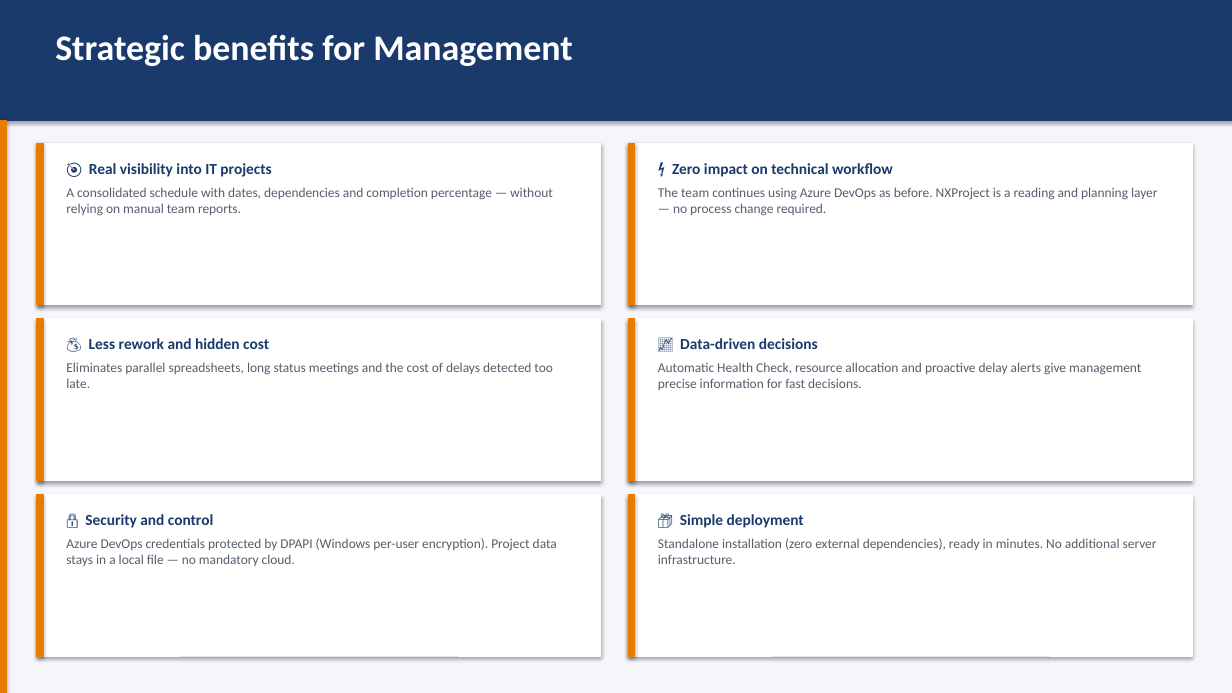
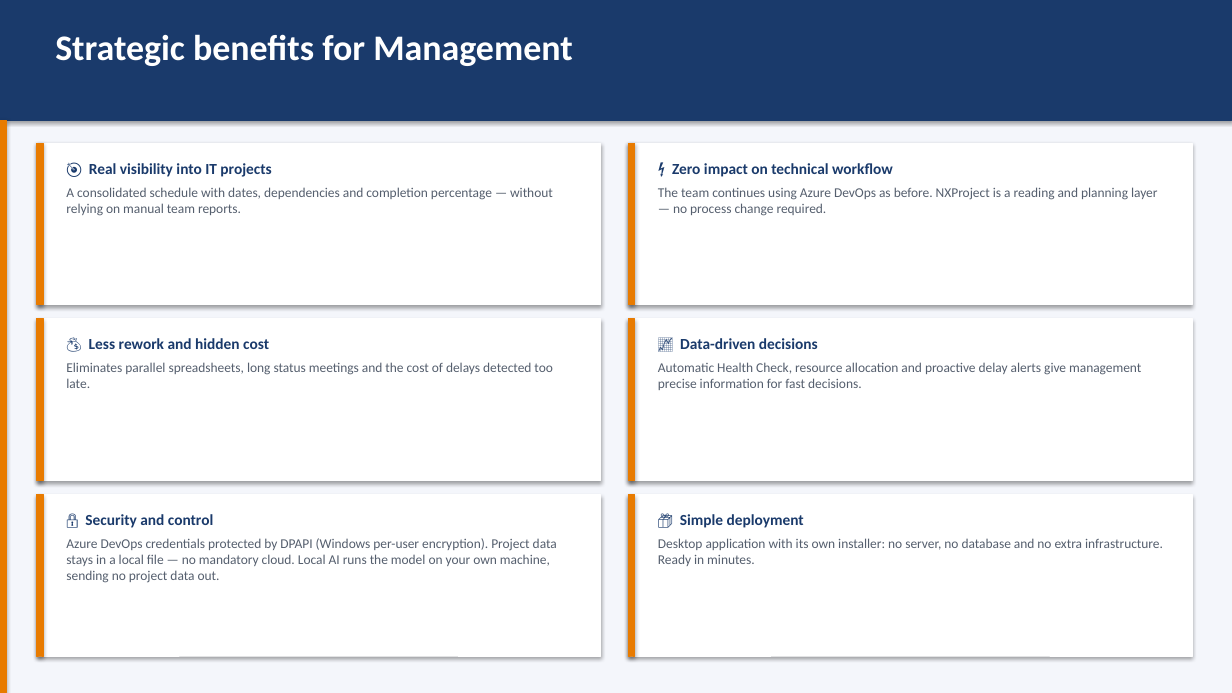
Before and after one commit to carmonexus/NXProject, a slide deck: slide 6 of NXProject_Intelligent_DevOps_Planning_EN.pptx (slide 5 before the commit). Drawn at 1232x693 pixels with LibreOffice and Linux fonts; fonts in the diff are those of the drawing. Boxes give left, top, right and bottom in pixels: in the first picture for what was removed or moved away, otherwise in the second. Text is boxed around its words. In the diff, an @@ line names an element or a change of style, - is before the commit and + after.

```diff
--- a/NXProject_Intelligent_DevOps_Planning_EN.pptx
+++ b/NXProject_Intelligent_DevOps_Planning_EN.pptx
@@ text at bbox=[66, 538, 557, 583]: text changed @@
-Azure DevOps credentials protected by DPAPI (Windows per-user encryption). Project data stays in a local file — no mandatory cloud.
+Azure DevOps credentials protected by DPAPI (Windows per-user encryption). Project data stays in a local file — no mandatory cloud. Local AI runs the model on your own machine, sending no project data out.
@@ text at bbox=[658, 538, 1163, 566]: text changed @@
-Standalone installation (zero external dependencies), ready in minutes. No additional server infrastructure.
+Desktop application with its own installer: no server, no database and no extra infrastructure. Ready in minutes.
```
Also in this commit, not shown: 3 other slides changed, 1 slide added, 7 other files.
